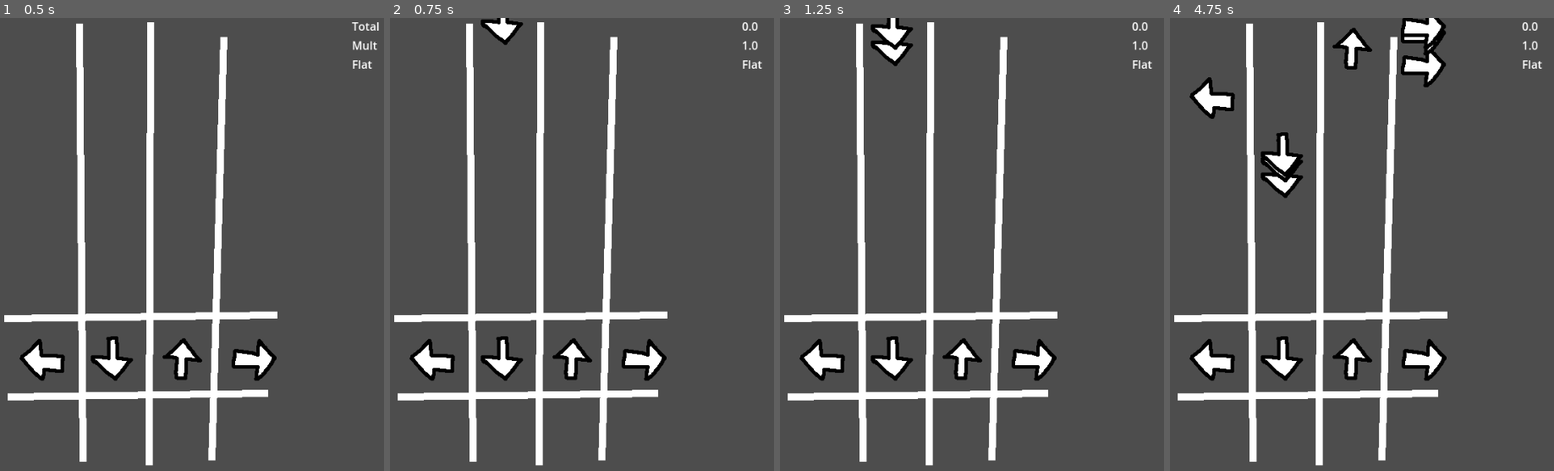
Above: before the commit, frames 1-4 (left to right).
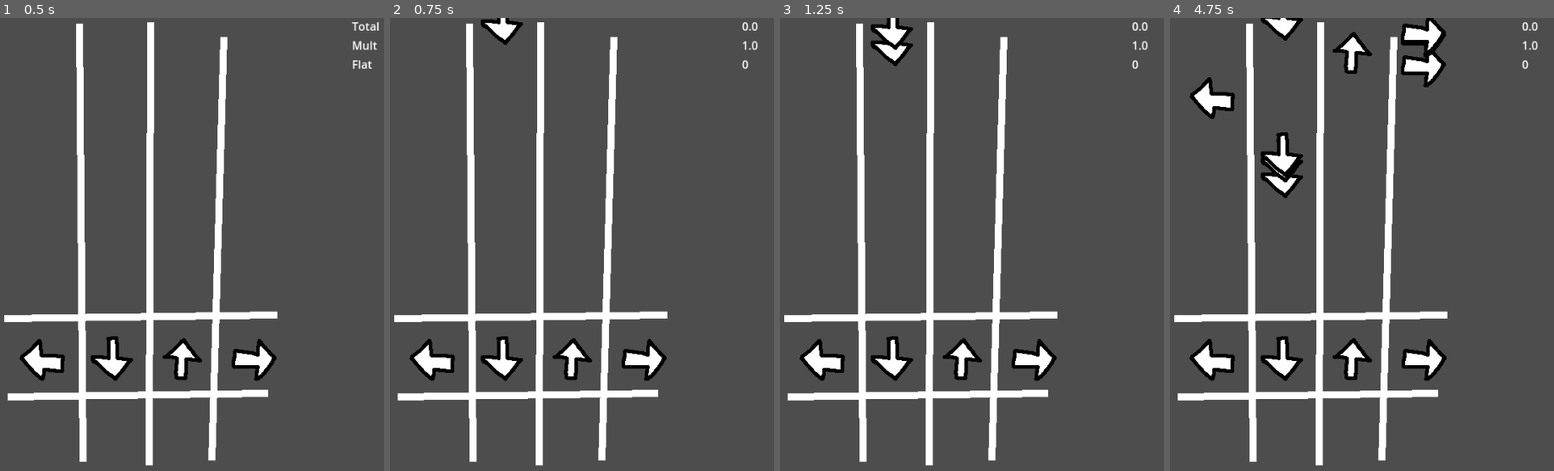
Above: after the commit, the same moments.

Repository: CWmain/cashoutCombo
Game: Godot game, scene res://Scenes/game/game.tscn
The game is run twice, just before and just after one commit, with the same random seed, the same clock (stepped at 60 frames per second) and the same inputs.
Inputs:
- Up to frame 1 (0.5 s): no input
- Up to frame 2 (0.75 s): tap Enter at 0.5 s; hold D (Right) from 0.53 s (still down); tap Space (RandomNote) at 0.6 s
- Up to frame 3 (1.25 s): keep holding D (Right)
- Up to frame 4 (4.75 s): release D (Right) at 1.28 s; hold S (Down) 1.28-2.03 s; tap Space (RandomNote) every 0.75 s from 1.35 to 4.35 s; hold D (Right) 2.03-2.78 s; hold W (Up) 2.78-3.53 s; hold A (Left) from 3.53 s (still down)

Frame 1 is identical in both runs. In frame 2, less than 0.1% of the frame differs, in the area x 91-97%, y 9-12%; in frame 3, less than 0.1%; in frame 4, 1.1%, in the area x 23-97%, y 0-13%.

Commit message:
Made misses reduce flat score a little to punish going too long. Now the difficulty increases after each burst randomly. A diff increase refers to one of the control variables increasing / decreasing. It has a very good feel. Tommorow I think I will implement the cashout button and the accomponing shop. You will clearly see you point goal being reached. On cashout automatically removed from score and than allow purchases to be made in the shop. Not certain on what I want in the shop as of right now

Diff:
--- a/Scenes/game/game.gd
+++ b/Scenes/game/game.gd
@@ -10,6 +10,7 @@
 
 func _on_miss() -> void:
 	score_board.mult -= 0.5
+	score_board.flat -= 5
 
 func _on_good() -> void:
 	score_board.mult += 0.01
--- a/objects/RythmBoard/rythm_board.gd
+++ b/objects/RythmBoard/rythm_board.gd
@@ -3,17 +3,20 @@
 # The amount of notes in a burst
 @export var noteBurstContents: int = 4
 
+# The minimum timer gap for burst and noteGap
+const MIN_GAP: float = 0.1
+
 #The time between each note burst
 @export var noteBurstGap: float = 1:
 	set(value):
-		noteBurstGap = value
+		noteBurstGap = max(MIN_GAP, value)
 		if note_burst_timer != null:
 			note_burst_timer.wait_time = noteBurstGap
 
 #The time between each note
-@export var noteGap: float = 0.2:
+@export var noteGap: float = 0.5:
 	set(value):
-		noteGap = value
+		noteGap = max(MIN_GAP, value)
 		if note_gap_timer != null:
 			note_gap_timer.wait_time = noteGap
 
@@ -83,8 +86,22 @@
 
 func _on_noteBurstTimer() -> void:
 	spawnedNotes = 0
+	randomDiffIncrease()
 	note_burst_timer.stop()
 	note_gap_timer.start()
+
+# Selects a random stat to increment difficulty
+func randomDiffIncrease() -> void:
+	var r = randf()
+
+	if r < 0.25:
+		noteBurstContents += 1
+	elif r < 0.5:
+		noteBurstGap -= 0.1
+	elif r < 0.75:
+		noteGap -= 0.1
+	elif r < 1:
+		noteFallSpeed += 0.5
 
 func spawnRandomNote() -> void:
 	var r = randf()
--- a/objects/RythmBoard/rythm_board.tscn
+++ b/objects/RythmBoard/rythm_board.tscn
@@ -8,7 +8,6 @@
 
 [node name="RythmBoard" type="CanvasLayer"]
 script = ExtResource("1_v63m8")
-noteGap = 0.5
 
 [node name="Arrows" type="Node" parent="."]
 
--- a/objects/ScoreBoard/score_board.gd
+++ b/objects/ScoreBoard/score_board.gd
@@ -12,12 +12,11 @@
 var mult: float = 1:
 	set(value):
 		mult = max(1,value)
-		print(mult)
 		mult_label.text = str(mult)
 		_updateTotal()
 var flat: int = 0:
 	set(value):
-		flat = value
+		flat = max(0,value)
 		flat_label.text = str(flat)
 		_updateTotal()
 
